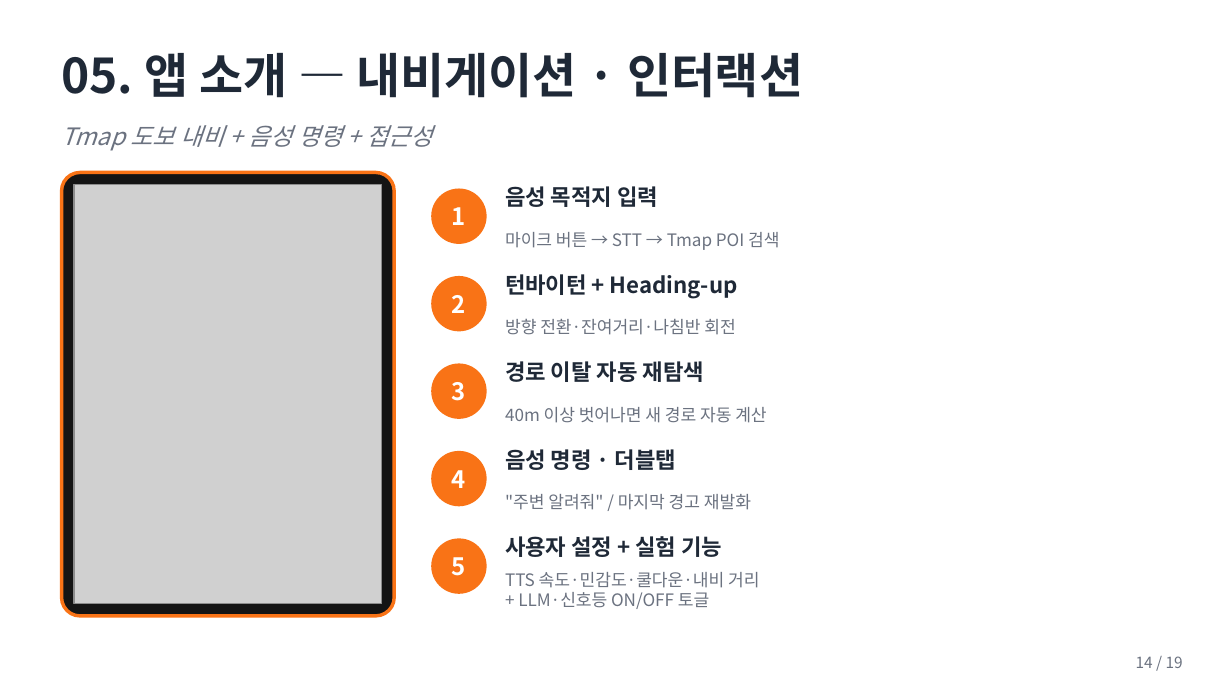
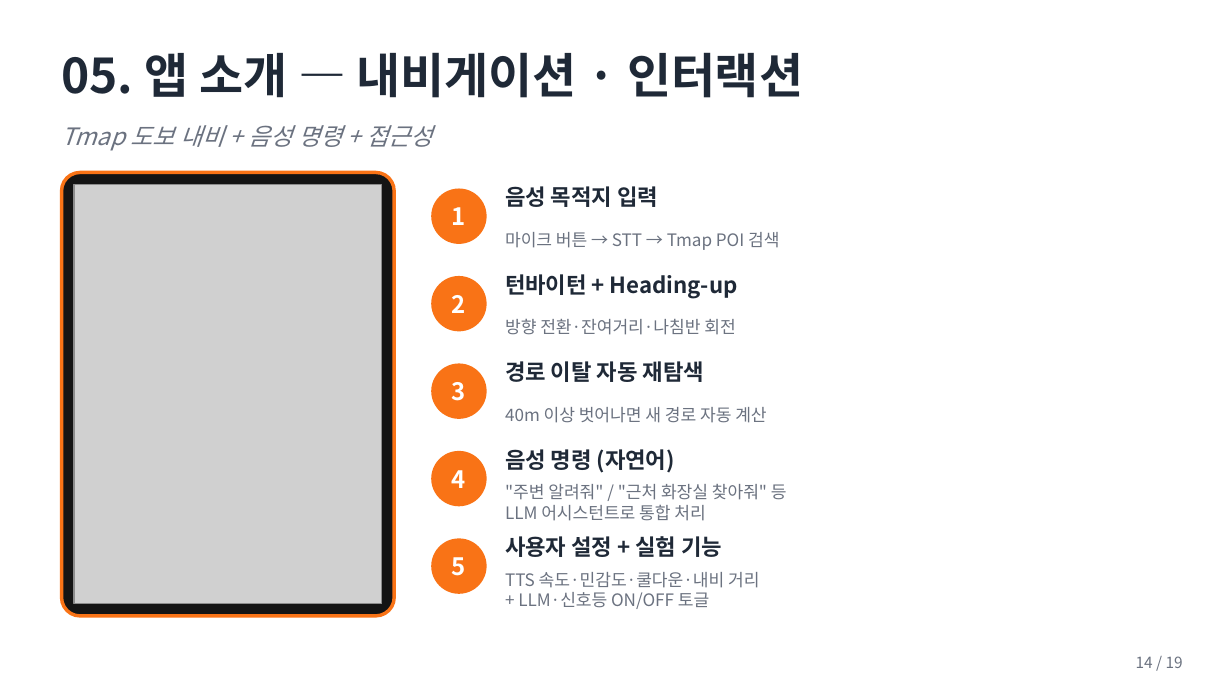
Before and after one commit to milk152milk/navigation, a slide deck: slide 14 of SafeStep/최종 자료/SafeStep_발표.pptx. Drawn at 1232x693 pixels with LibreOffice and Linux fonts; fonts in the diff are those of the drawing; grey boxes stand for pictures. Boxes give left, top, right and bottom in pixels: in the first picture for what was removed or moved away, otherwise in the second. Text is boxed around its words. In the diff, an @@ line names an element or a change of style, - is before the commit and + after.

```diff
--- a/SafeStep/최종 자료/SafeStep_발표.pptx
+++ b/SafeStep/최종 자료/SafeStep_발표.pptx
@@ text at bbox=[505, 449, 675, 473]: text changed @@
-음성 명령 · 더블탭
+음성 명령 (자연어)
@@ text at bbox=[505, 484, 787, 521]: text changed @@
-"주변 알려줘" / 마지막 경고 재발화
+"주변 알려줘" / "근처 화장실 찾아줘" 등
+LLM 어시스턴트로 통합 처리
```
Also in this commit, not shown: 7 other slides changed, 1 slide added, 2 other files.
